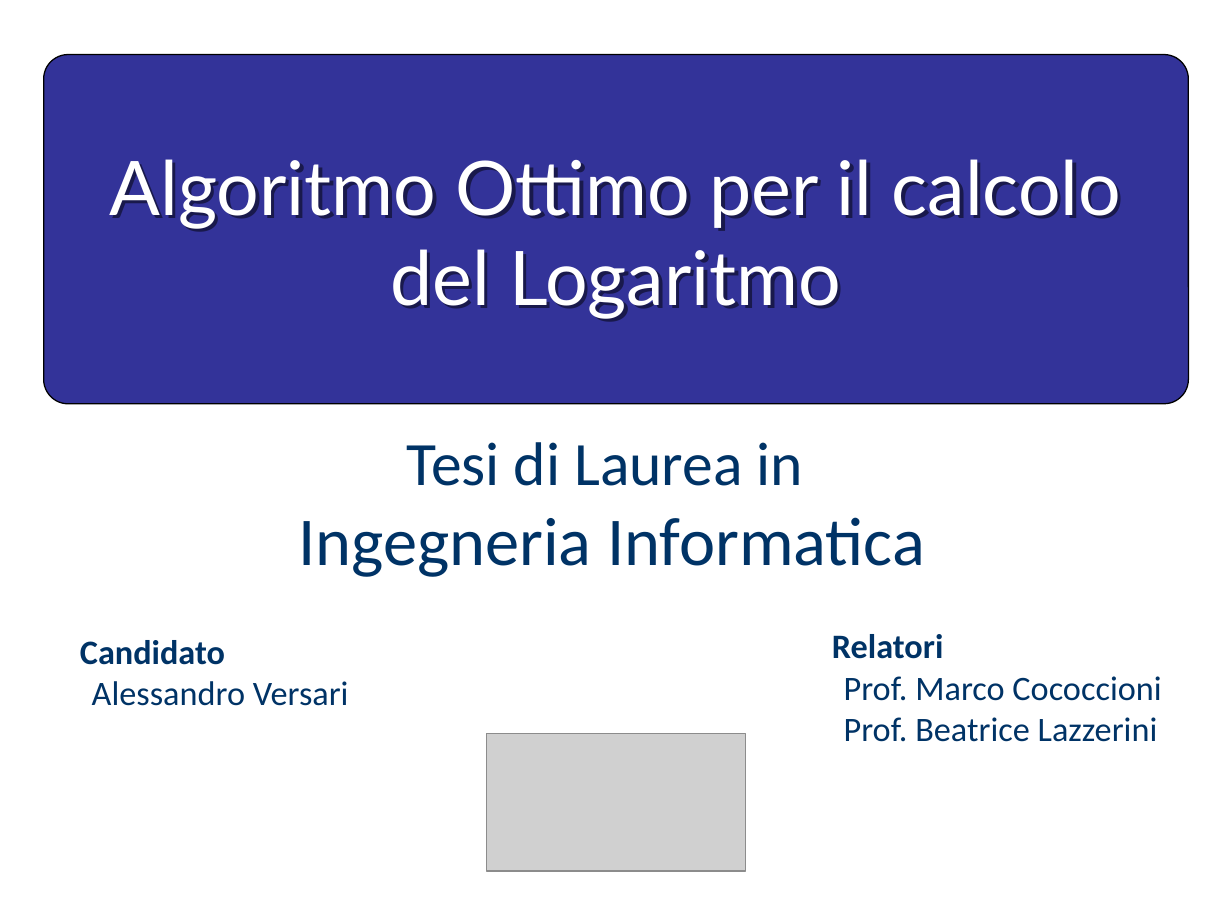
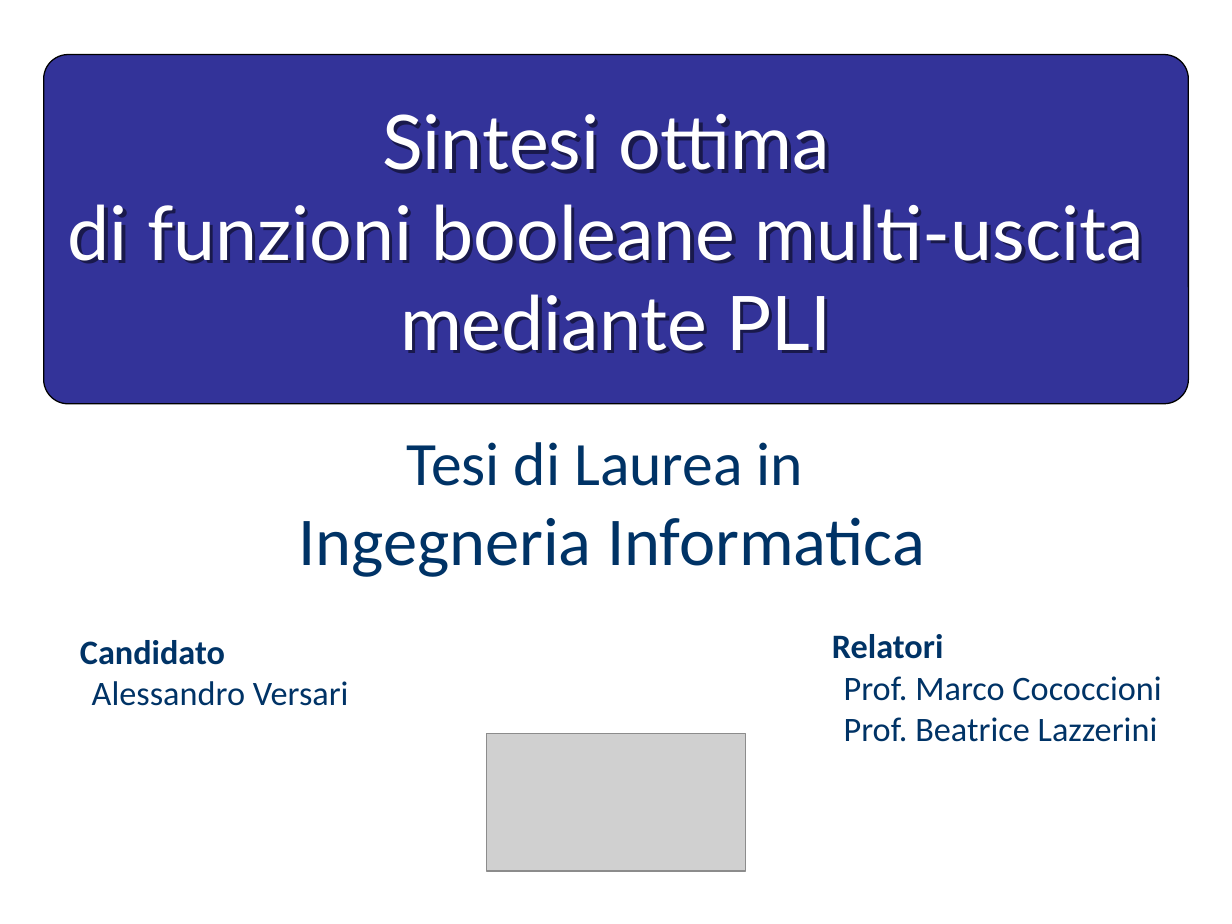
Before and after one commit to just-hms/Optimal-synthesis-of-multi-output-boolean-functions-using-ILP, a slide deck: slide 1 of PresentazioneTesiVersari.pptx. Drawn at 1232x924 pixels with LibreOffice and Linux fonts; fonts in the diff are those of the drawing; grey boxes stand for pictures. Boxes give left, top, right and bottom in pixels: in the first picture for what was removed or moved away, otherwise in the second. Text is boxed around its words. In the diff, an @@ line names an element or a change of style, - is before the commit and + after.

```diff
--- a/PresentazioneTesiVersari.pptx
+++ b/PresentazioneTesiVersari.pptx
@@ title at (x1=68, y1=114, x2=1144, y2=354): text changed @@
-Algoritmo Ottimo per il calcolo del Logaritmo
+Sintesi ottima
+di funzioni booleane multi-uscita
+mediante PLI
```
Also in this commit, not shown: 3 slides added, 3 slides removed, 7 other files.
